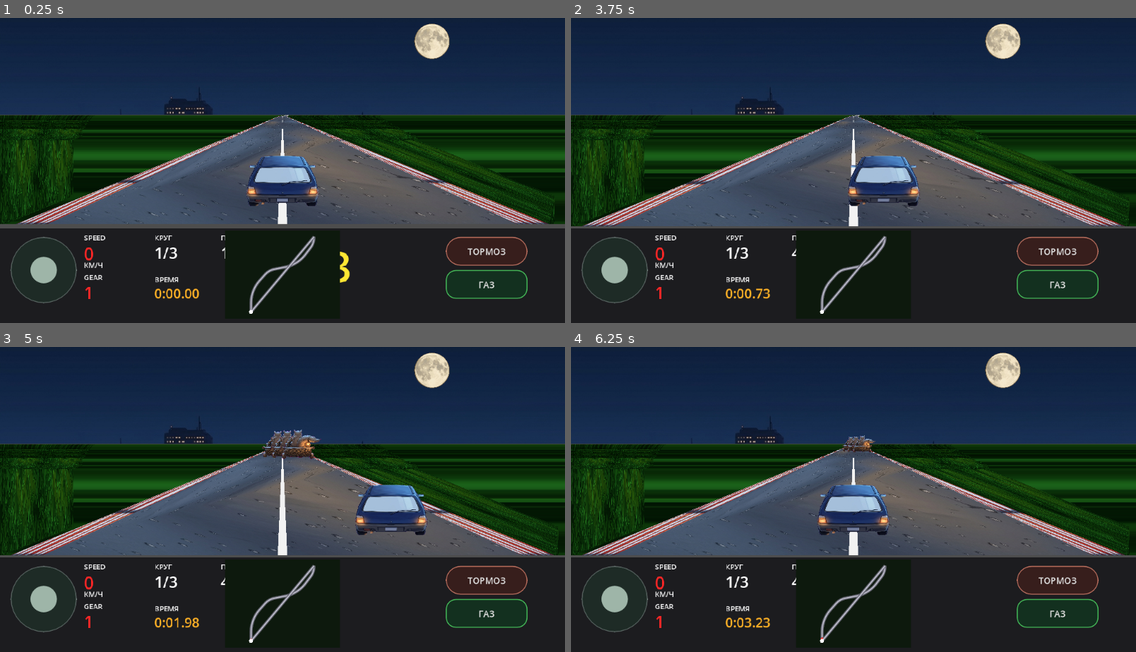
Above: before the commit, frames 1-4 (two rows, left to right).
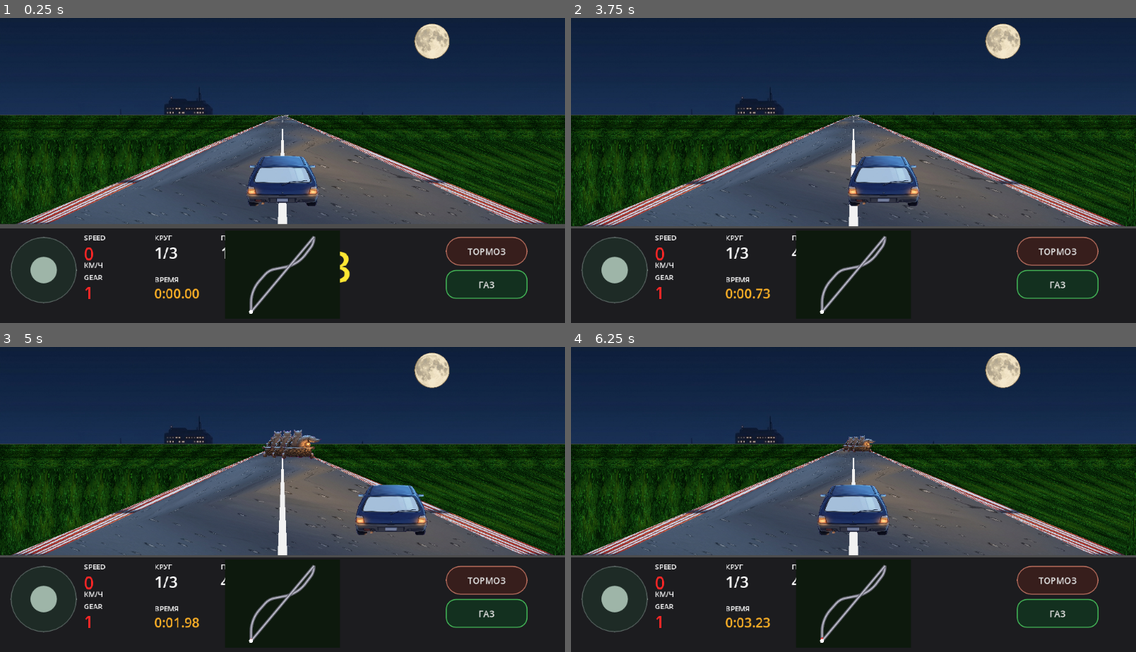
Above: after the commit, the same moments.

Repository: masterofmagic234/Arkon
Game: Godot game, scene res://scenes/level2_pseudo3d.tscn
Same seed, same stepped clock (60 frames per second), same inputs: the game is played once before the commit and once after it. This scene is started directly instead of the project's main scene.
Inputs (mouse positions are in pixels of both pictures, inside the frame that each line leads up to):
- Up to frame 1 (0.25 s): no input
- Up to frame 2 (3.75 s): click "ТОРМОЗ" at 0.5 s; click "ГАЗ" at 1.25 s; tap Enter at 2, 3.5 s; move the mouse to (977, 149) at 2.02 s; hold D (race_right) 2.03-2.75 s; click (977, 149) at 2.17 s; tap Space at 2.75 s; drag from (740, 179) to (825, 228) at 2.77 s; move the mouse to (910, 94) at 3.52 s; hold D (race_right) from 3.53 s (still down)
- Up to frame 3 (5 s): release D (race_right) at 4.25 s; drag from (254, 557) to (113, 444) at 4.27 s
- Up to frame 4 (6.25 s): move the mouse to (1023, 542) at 5.02 s; hold A (race_left) 5.03-5.75 s; drag from (684, 444) to (768, 414) at 5.77 s

The runs differ from the first frame. In frame 1, 6.0% of the frame differs, in the area x 0-100%, y 31-68%; in frame 2, 6.0%; in frame 3, 5.9%; in frame 4, 6.0%.

Commit message:
Fix Level 2 grass texture tiling

Diff:
--- a/scripts/race_renderer_pseudo3d.gd
+++ b/scripts/race_renderer_pseudo3d.gd
@@ -70,6 +70,9 @@
     return null
 
 func _ready() -> void:
+    # Grass/asphalt use UVs outside 0..1. Explicit repeat prevents Godot's
+    # default edge-clamping from stretching the texture into horizontal bands.
+    texture_repeat = CanvasItem.TEXTURE_REPEAT_ENABLED
     ssx.resize(FAR_SEGMENTS)
     ssy.resize(FAR_SEGMENTS)
     shw.resize(FAR_SEGMENTS)
@@ -216,8 +219,8 @@
     # Grass follows the same perspective bands as the old speed simulation.
     # Each side is a trapezoid per road step, so the texture never sits as a
     # flat full-screen overlay on top of the race surface.
-    const GRASS_UV_PER_SEGMENT: float = 0.42
-    const GRASS_UV_ACROSS: float = 3.0
+    const GRASS_UV_PER_SEGMENT: float = 0.90
+    const GRASS_UV_ACROSS: float = 4.0
 
     var gi: int = FAR_SEGMENTS - 2
     while gi >= 0:
